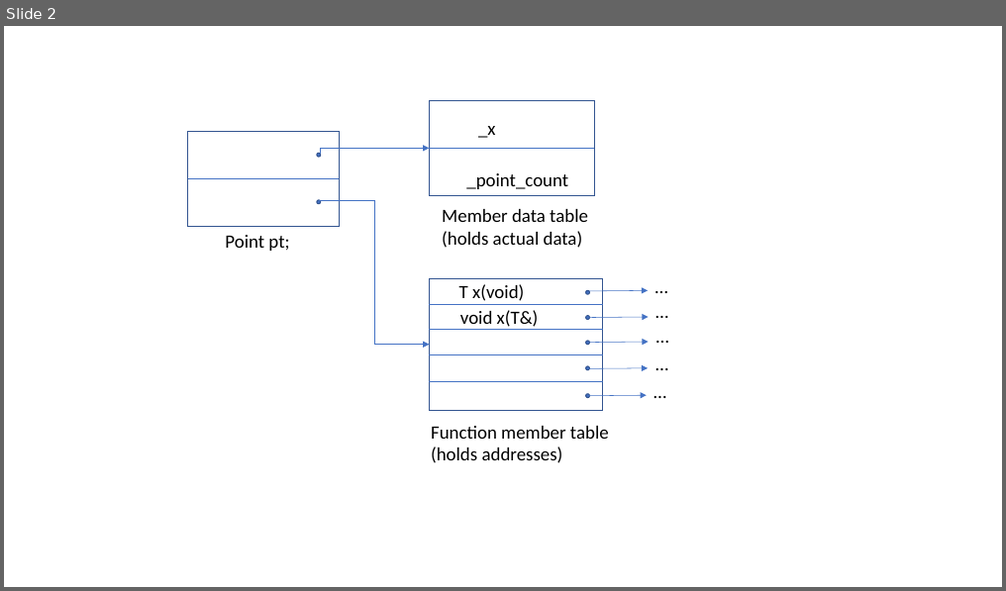
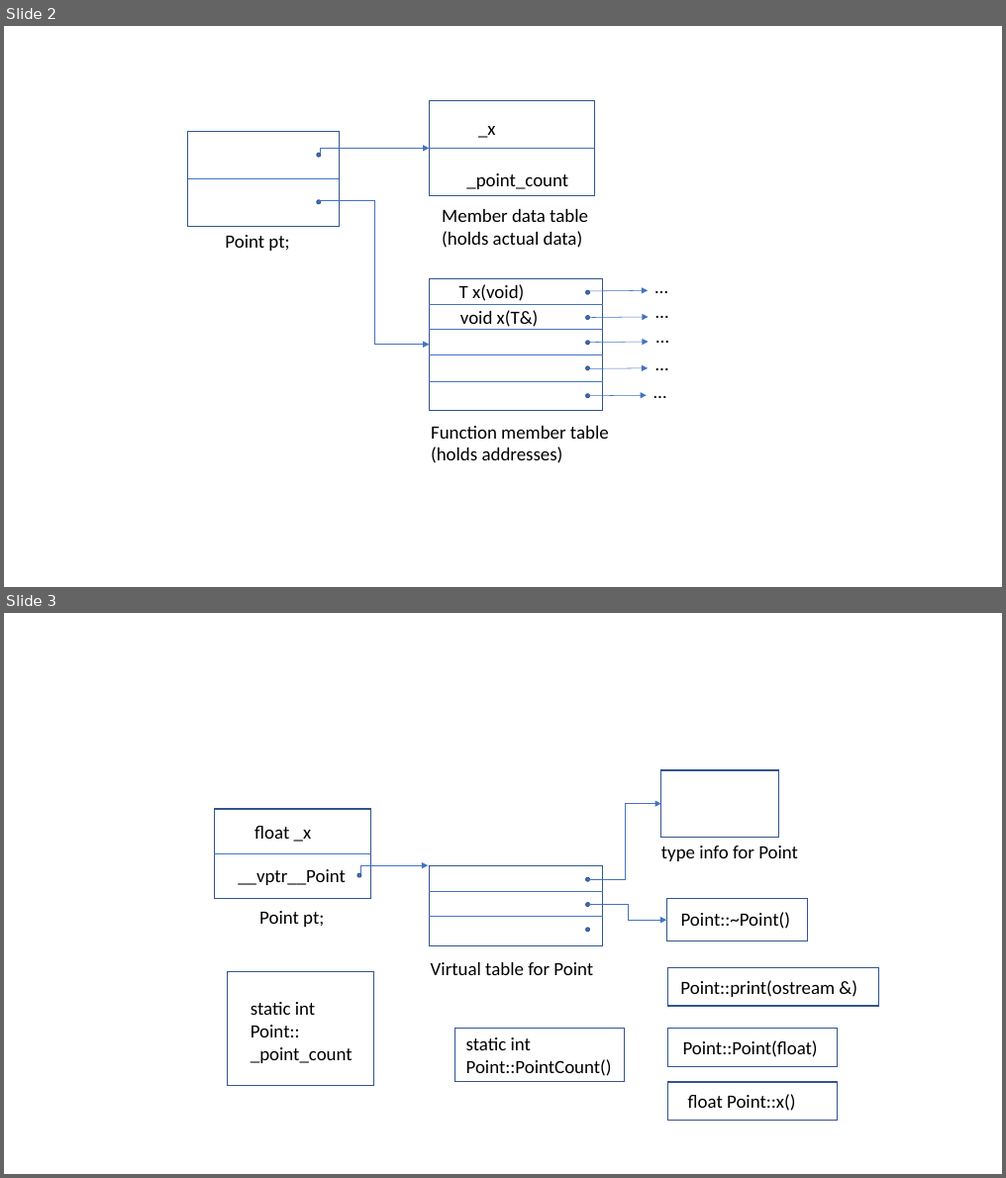
Before and after one commit to dimitarpg13/inside_cpp_object_model, a slide deck: object_lessons/object_lessons.pptx. Shown one above the other, each under a label of ours: slide 2 before the commit, slides 2 and 3 after it. The pictures are 1006x591 and 1006x1178 pixels, drawn with LibreOffice and Linux fonts; fonts in the diff are those of the drawing. Boxes give left, top, right and bottom in pixels: in the first picture for what was removed or moved away, otherwise in the second. Text is boxed around its words. In the diff, an @@ line names an element or a change of style, - is before the commit and + after.

```diff
--- a/object_lessons/object_lessons.pptx
+++ b/object_lessons/object_lessons.pptx
@@ slide 3 added at (4, 613, 1002, 1174), background #FFFFFF @@
@@ rectangle added at (661, 770, 779, 837), outline #325491 1 pt @@
@@ rectangle added at (214, 809, 371, 899), outline #325491 1 pt @@
@@ elbow arrow added from (589, 879) to (661, 804), #4472C4 0.5 pt @@
@@ text added at (254, 826, 312, 842), 18 pt, text #000000 @@
+float _x
@@ text added at (661, 846, 798, 861), 18 pt, text #000000 @@
+type info for Point
@@ line added from (214, 854) to (371, 854), #4472C4 0.5 pt @@
@@ text added at (238, 869, 346, 885), 18 pt, text #000000 @@
+__vptr__Point
@@ ellipse added at (357, 873, 361, 877), fill #4472C4, outline #325491 1 pt @@
@@ elbow arrow added from (361, 874) to (429, 866), #4472C4 0.5 pt @@
@@ rectangle added at (430, 866, 603, 947), outline #325491 1 pt @@
@@ ellipse added at (586, 878, 589, 881), fill #4472C4, outline #325491 1 pt @@
@@ line added from (430, 891) to (603, 891), #4472C4 0.5 pt @@
@@ ellipse added at (586, 903, 589, 906), fill #4472C4, outline #325491 1 pt @@
@@ elbow arrow added from (589, 903) to (666, 920), #4472C4 0.5 pt @@
@@ rectangle added at (666, 899, 807, 942), outline #325491 1 pt @@
@@ text added at (259, 911, 324, 927), 18 pt, text #000000 @@
+Point pt;
@@ line added from (430, 917) to (603, 917), #4472C4 0.5 pt @@
@@ ellipse added at (586, 928, 589, 932), fill #4472C4, outline #325491 1 pt @@
@@ text added at (681, 912, 790, 929), 18 pt, text #000000 @@
+Point::~Point()
@@ text added at (431, 962, 593, 975), 18 pt, text #000000 @@
+Virtual table for Point
@@ rectangle added at (668, 967, 878, 1006), outline #325491 1 pt @@
@@ rectangle added at (228, 972, 374, 1086), outline #325491 1 pt @@
@@ text added at (680, 980, 835, 997), 18 pt, text #000000 @@
+Point::print(ostream &)
@@ text added at (251, 1002, 352, 1063), 18 pt, text #000000 @@
+static int
+Point::
+_point_count
@@ rectangle added at (455, 1029, 625, 1082), outline #325491 1 pt @@
@@ text added at (466, 1038, 612, 1076), 18 pt, text #000000 @@
+static int
+Point::PointCount()
@@ rectangle added at (668, 1029, 838, 1066), outline #325491 1 pt @@
@@ text added at (683, 1041, 818, 1058), 18 pt, text #000000 @@
+Point::Point(float)
@@ rectangle added at (668, 1082, 838, 1121), outline #325491 1 pt @@
@@ text added at (688, 1094, 795, 1111), 18 pt, text #000000 @@
+float Point::x()
```
Also in this commit, not shown: 2 other files.
